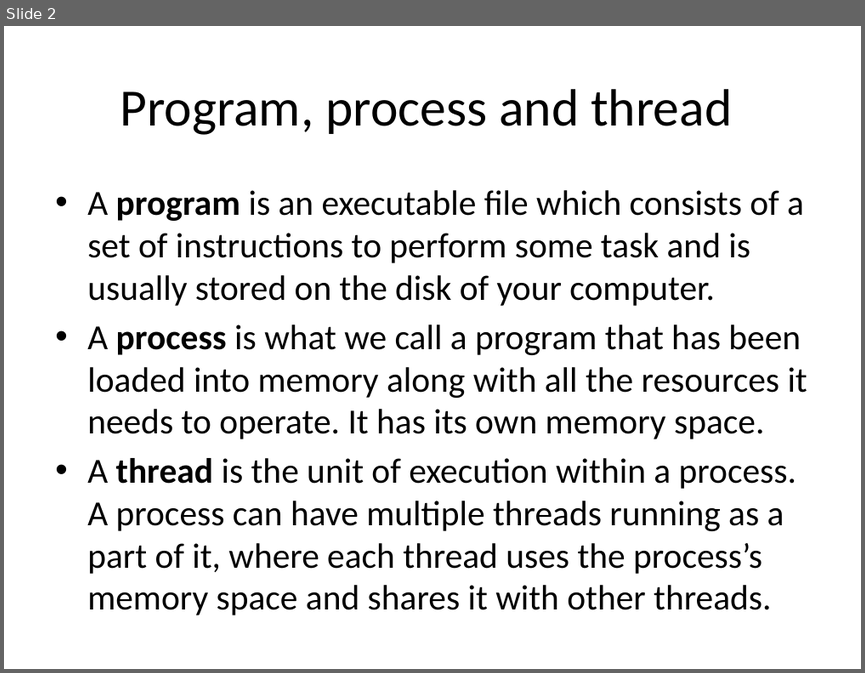
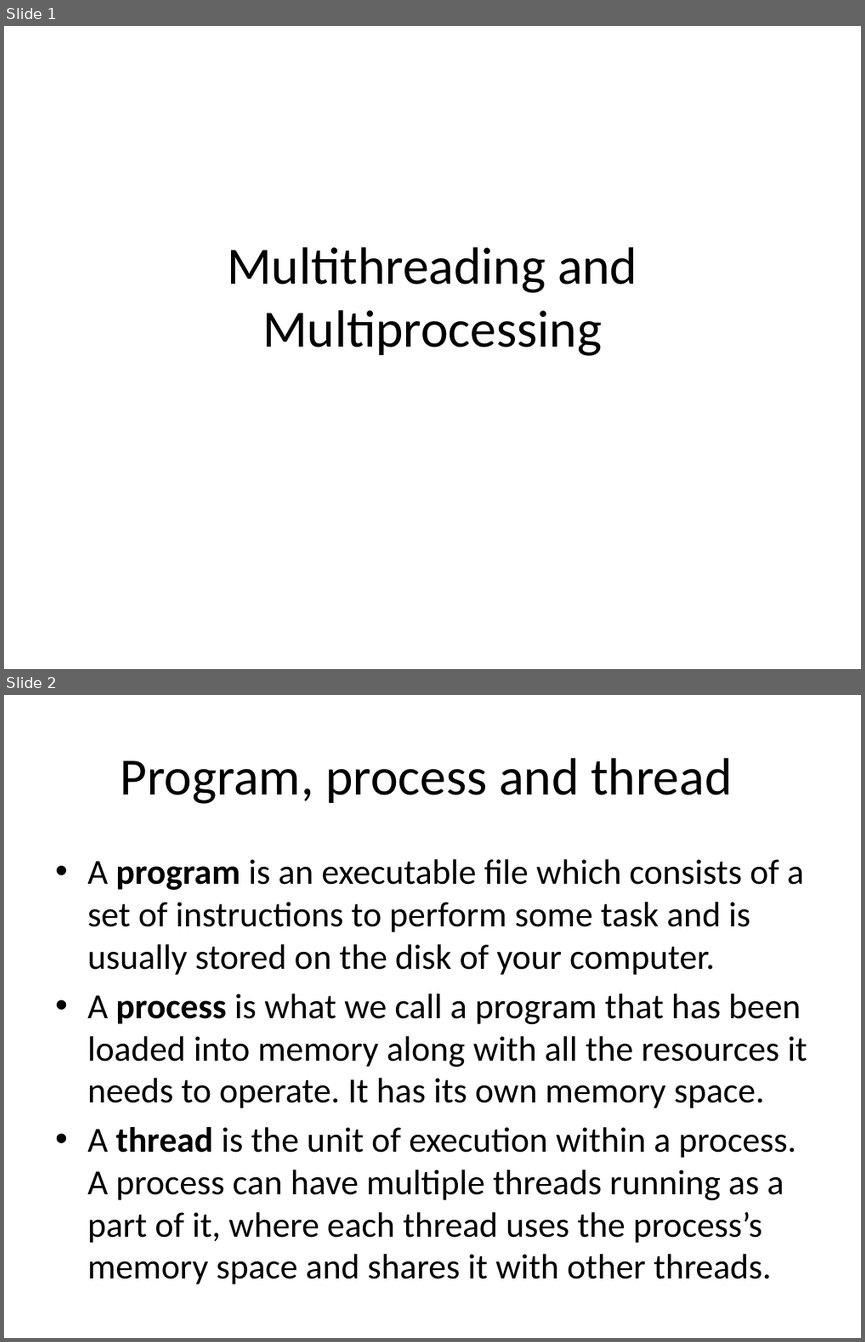
Before and after one commit to enuguru/python_programming, a slide deck: python-programming-workshop/multithreading/multithreading_and_multiprocessing.pptx. Shown one above the other, each under a label of ours: slide 2 before the commit, slides 1 and 2 after it. The pictures are 865x673 and 865x1342 pixels, drawn with LibreOffice and Linux fonts; fonts in the diff are those of the drawing. Boxes give left, top, right and bottom in pixels: in the first picture for what was removed or moved away, otherwise in the second. Text is boxed around its words. In the diff, an @@ line names an element or a change of style, - is before the commit and + after.

```diff
--- a/python-programming-workshop/multithreading/multithreading_and_multiprocessing.pptx
+++ b/python-programming-workshop/multithreading/multithreading_and_multiprocessing.pptx
@@ slide 1 added at bbox=[4, 26, 861, 669], background #FFFFFF @@
@@ title added at bbox=[227, 247, 637, 356], 44 pt, text #000000 @@
+Multithreading and Multiprocessing
```
Also in this commit, not shown: 1 slide removed, 41 other files.
